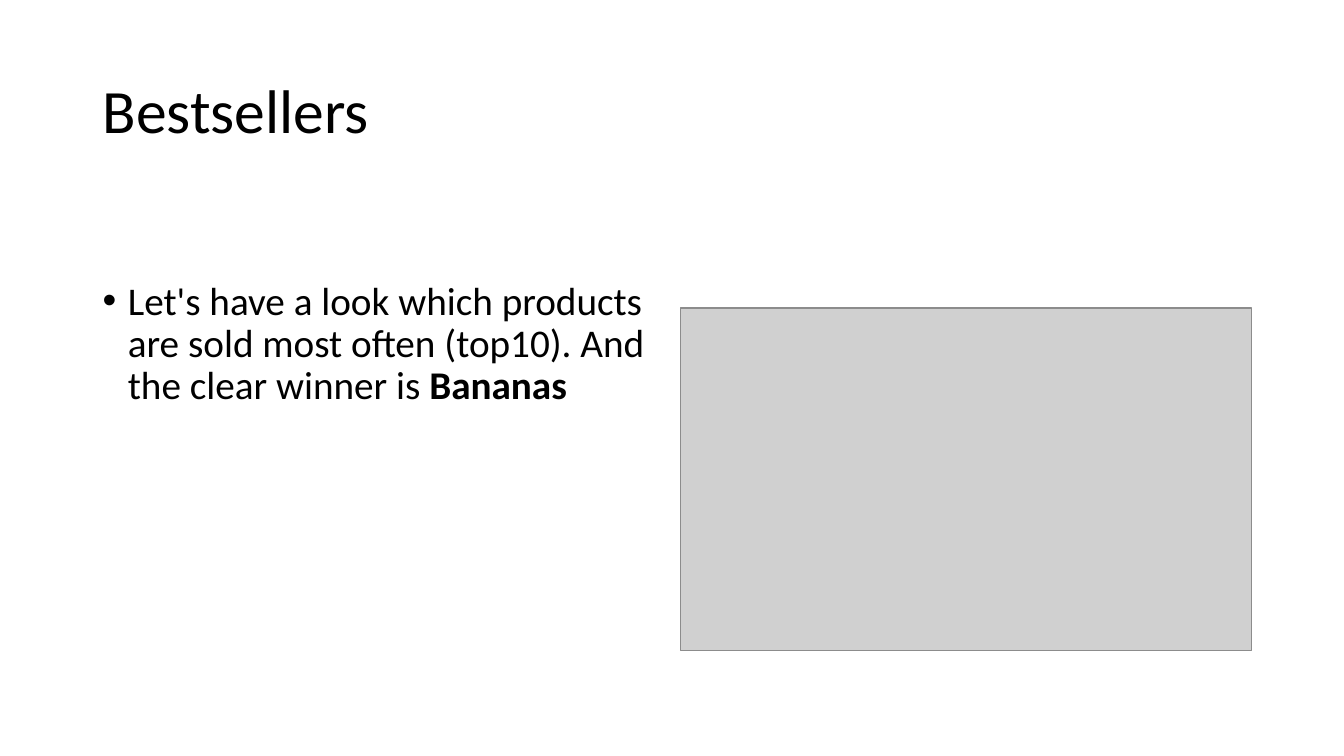
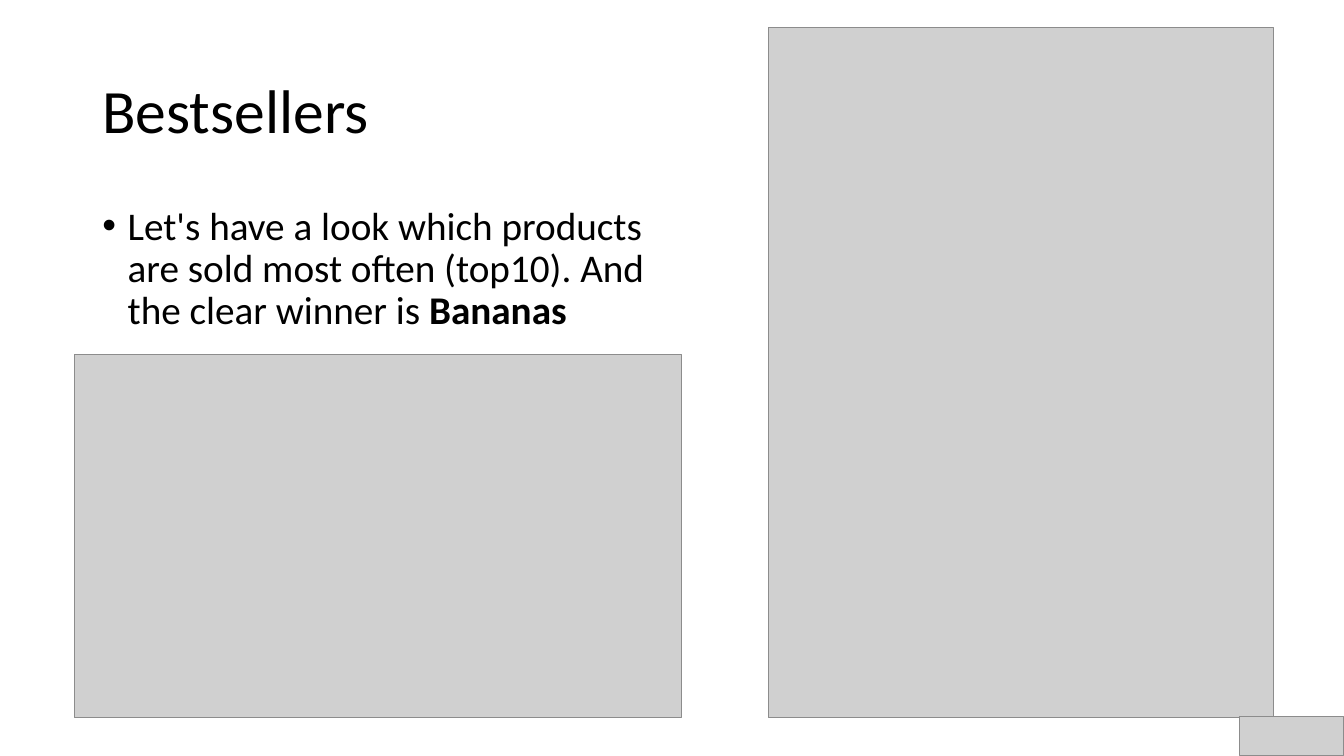
Before and after one commit to nairPrashant/InstaDataScience, a slide deck: slide 12 of Report/Presentation.pptx (slide 6 before the commit). Drawn at 1344x756 pixels with LibreOffice and Linux fonts; fonts in the diff are those of the drawing; grey boxes stand for pictures. Boxes give left, top, right and bottom in pixels: in the first picture for what was removed or moved away, otherwise in the second. Text is boxed around its words. In the diff, an @@ line names an element or a change of style, - is before the commit and + after.

```diff
--- a/Report/Presentation.pptx
+++ b/Report/Presentation.pptx
@@ picture added at (x1=768, y1=27, x2=1273, y2=718) @@
@@ text "Let's have a look which ..." moved from (x1=128, y1=287, x2=644, y2=400) to (x1=128, y1=212, x2=644, y2=325) @@
@@ picture resized from (x1=681, y1=309, x2=1252, y2=651) to (x1=75, y1=354, x2=682, y2=718) @@
@@ picture added at (x1=1240, y1=716, x2=1344, y2=756) @@
```
Also in this commit, not shown: 7 other slides changed, 26 slides added, 4 slides removed, 1 other file.
